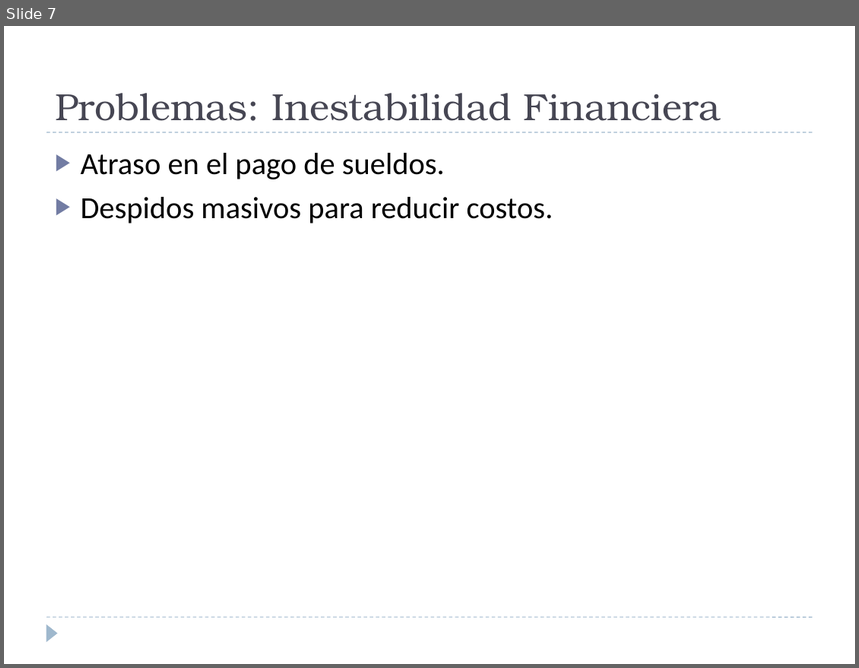
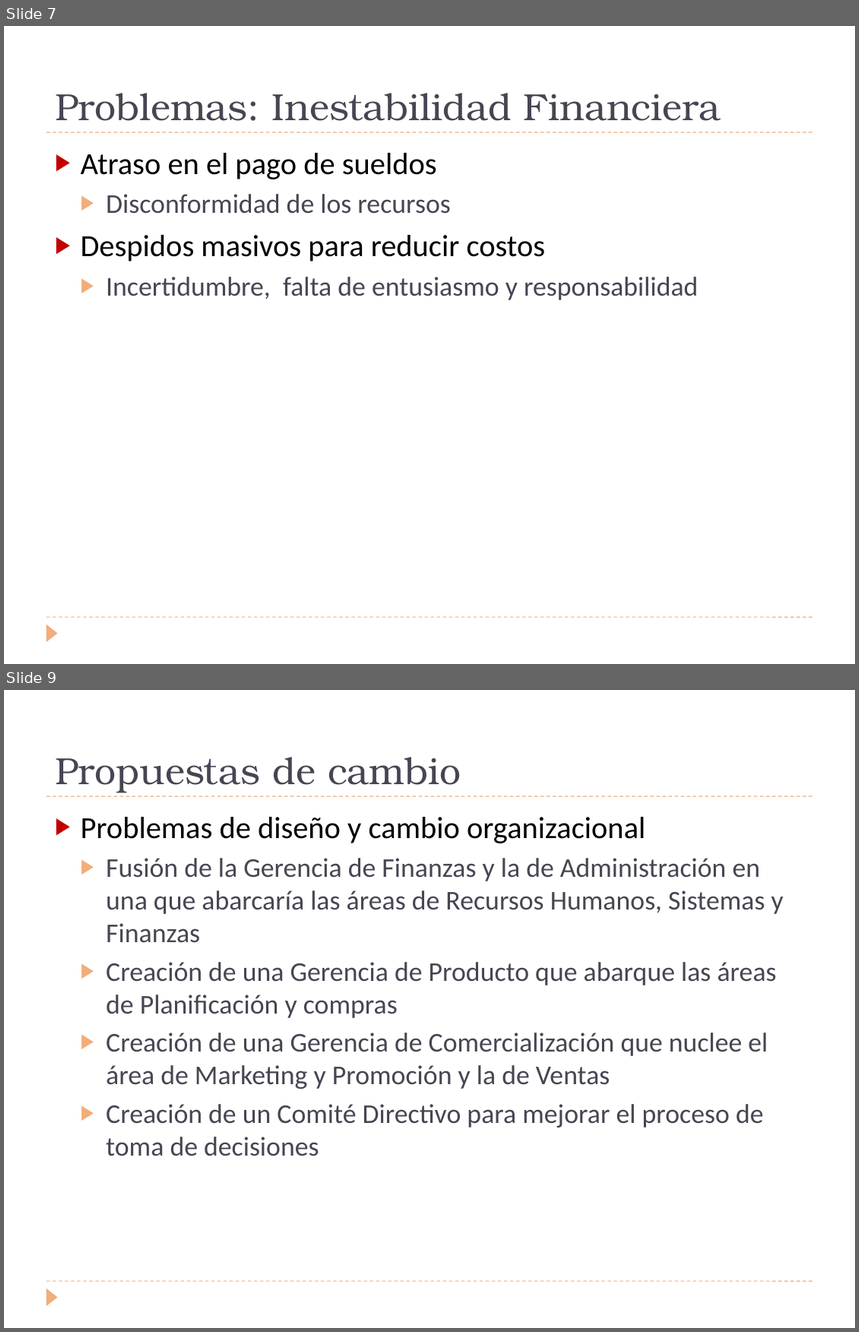
Before and after one commit to invernizzie/fiuba-grupoestrucorga, a slide deck: Trabajo Practico/Presentacion/Presentación1.pptx. Shown one above the other, each under a label of ours: slide 7 before the commit, slides 7 and 9 after it; the slides between them are not shown. The pictures are 859x668 and 859x1332 pixels, drawn with LibreOffice and Linux fonts; fonts in the diff are those of the drawing. Boxes give left, top, right and bottom in pixels: in the first picture for what was removed or moved away, otherwise in the second. Text is boxed around its words. In the diff, an @@ line names an element or a change of style, - is before the commit and + after.

```diff
--- a/Trabajo Practico/Presentacion/Presentación1.pptx
+++ b/Trabajo Practico/Presentacion/Presentación1.pptx
@@ slide 9 added at (4, 690, 855, 1328), background #FFFFFF; not listed: 3 template elements that a slide beside it also shows @@
@@ title added at (55, 757, 461, 793), 32 pt, text #464653 @@
+Propuestas de cambio
@@ text added at (81, 817, 784, 1157), 23 pt, text #464653 @@
+▶ Problemas de diseño y cambio organizacional
+  ▶ Fusión de la Gerencia de Finanzas y la de Administración en una que abarcaría las áreas de Recursos Humanos, Sistemas y Finanzas
+  ▶ Creación de una Gerencia de Producto que abarque las áreas de Planificación y compras
+  ▶ Creación de una Gerencia de Comercialización que nuclee el área de Marketing y Promoción y la de Ventas
+  ▶ Creación de un Comité Directivo para mejorar el proceso de toma de decisiones
@@ slide 7 changed as well @@
@@ line (47, 132) - (813, 132): stroke #9FB8CD 0.75 pt dashed to #F2AD7A 0.75 pt dashed @@
@@ text at (81, 153, 698, 300): text changed; size 26 to 23 pt; text colour #000000 to #464653 @@
-▶ Atraso en el pago de sueldos.
-▶ Despidos masivos para reducir costos.
+▶ Atraso en el pago de sueldos
+  ▶ Disconformidad de los recursos
+▶ Despidos masivos para reducir costos
+  ▶ Incertidumbre, falta de entusiasmo y responsabilidad
@@ line (47, 617) - (813, 617): stroke #9FB8CD 0.75 pt dashed to #F2AD7A 0.75 pt dashed @@
@@ triangle at (47, 624, 58, 642): fill #9FB8CD to #F2AD7A @@
```
Also in this commit, not shown: 5 other slides changed, 4 other slides added, 1 slide removed, 3 other files.
